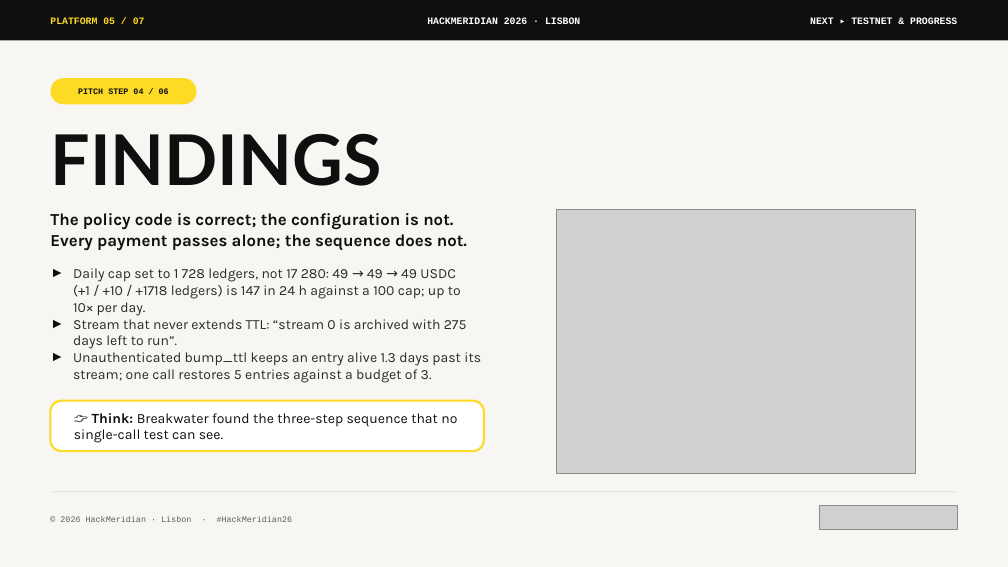
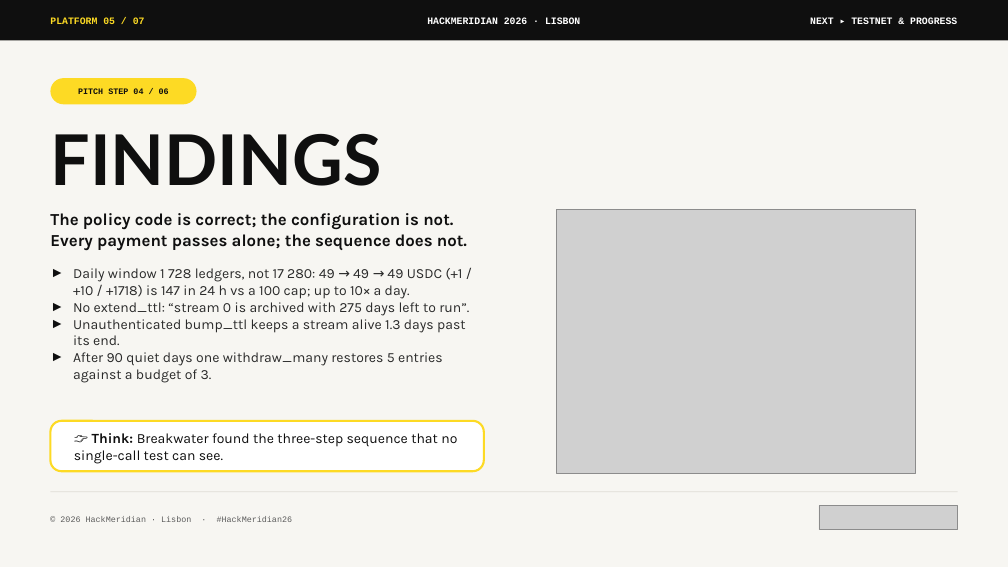
Before and after one commit to Belvast-Innovation/Breakwater, a slide deck: slide 5 of docs/deck/breakwater-pitch.pptx. Drawn at 1008x567 pixels with LibreOffice and Linux fonts; fonts in the diff are those of the drawing; grey boxes stand for pictures. Boxes give left, top, right and bottom in pixels: in the first picture for what was removed or moved away, otherwise in the second. Text is boxed around its words. In the diff, an @@ line names an element or a change of style, - is before the commit and + after.

Commit message:
docs: tighten deck findings, incident wording and testnet evidence
PMF states the Protocol 23 incident as published: 478 contract entries
archived with stale values, 84 restored into live state before
Protocol 24. ARCHITECTURE uses the same framing. Findings lists the
keep-alive and restoration-cost results as separate findings. The
Testnet slide shows only the stellar.expert summary and transfer call,
re-rendered at twice the resolution and enlarged to the full picture
height. The team slide's next steps follow the roadmap.

```diff
--- a/docs/deck/breakwater-pitch.pptx
+++ b/docs/deck/breakwater-pitch.pptx
@@ text at [73,268,469,383]: text changed @@
-► Daily cap set to 1 728 ledgers, not 17 280: 49 → 49 → 49 USDC (+1 / +10 / +1718 ledgers) is 147 in 24 h against a 100 cap; up to 10× per day.
-► Stream that never extends TTL: “stream 0 is archived with 275 days left to run”.
-► Unauthenticated bump_ttl keeps an entry alive 1.3 days past its stream; one call restores 5 entries against a budget of 3.
+► Daily window 1 728 ledgers, not 17 280: 49 → 49 → 49 USDC (+1 / +10 / +1718) is 147 in 24 h vs a 100 cap; up to 10× a day.
+► No extend_ttl: “stream 0 is archived with 275 days left to run”.
+► Unauthenticated bump_ttl keeps a stream alive 1.3 days past its end.
+► After 90 quiet days one withdraw_many restores 5 entries against a budget of 3.
@@ rounded rectangle "👉 Think: Breakwater found the ...": place and size @@
-rounded rectangle "👉 Think: Breakwater found the ..." at [50,401,484,451]
+rounded rectangle "👉 Think: Breakwater found the ..." at [50,421,484,471]
```
Also in this commit, not shown: 3 other slides changed, 4 other files.
